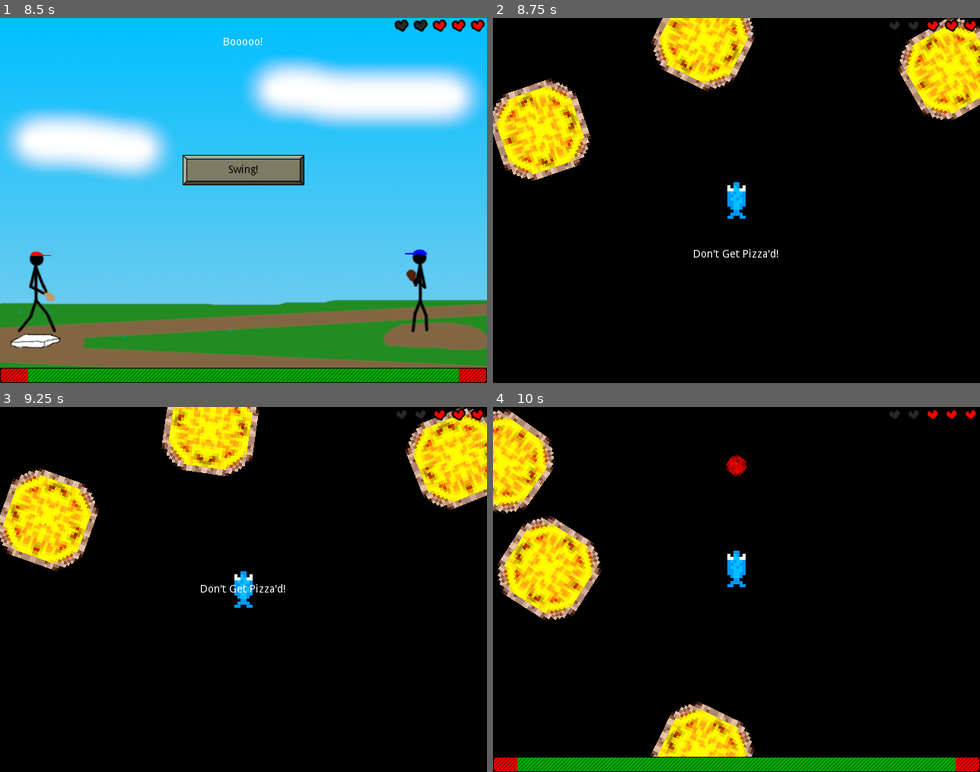
Above: before the commit, frames 1-4 (two rows, left to right).
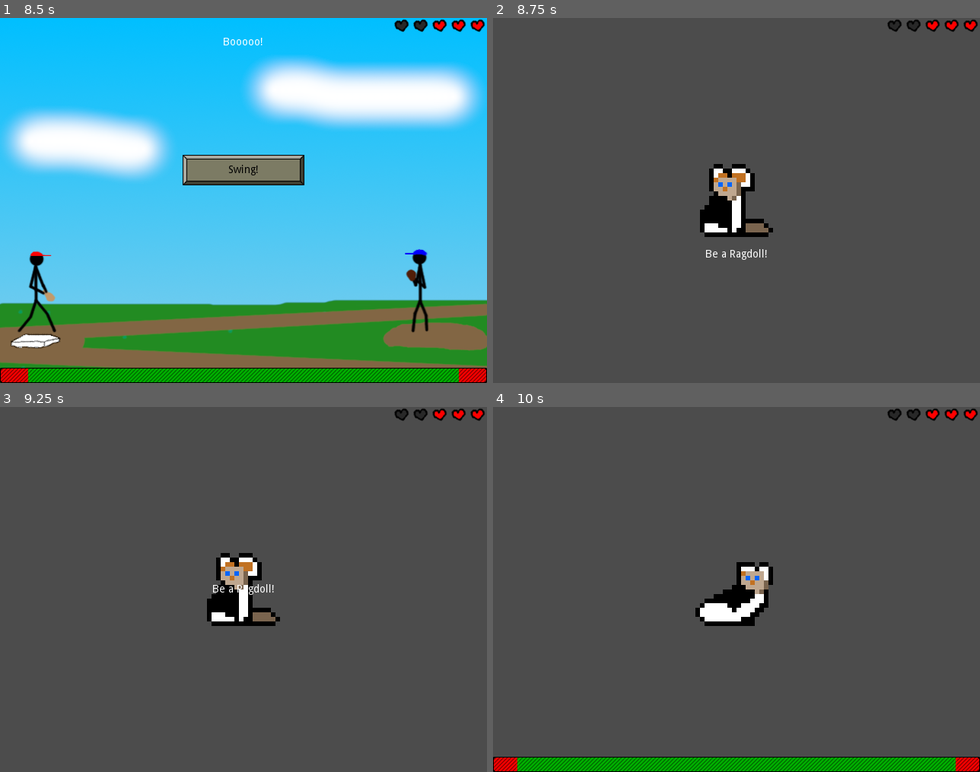
Above: after the commit, the same moments.

Repository: swashdev/minigame-madness
Game: Godot game, scene res://master/scenes/main.tscn
The game is run twice, just before and just after one commit, with the same random seed, the same clock (stepped at 60 frames per second) and the same inputs.
Inputs:
- Up to frame 1 (8.5 s): tap Enter at 0.5 s; hold Right (ui_right) 0.53-1.28 s; tap Space (ui_select) at 0.77, 1.52, 3.02, 3.77, 4.52, 5.75, 6.02, 6.77, 7.52 s; hold Down (ui_down) 1.28-2.03 s; hold Right (ui_right) 2.03-2.78 s; hold Up (ui_up) 2.78-3.53 s; hold Left (ui_left) 3.53-5.03 s; hold Down (ui_down) 5.03-5.78 s; hold Right (ui_right) 5.78-6.53 s; tap A at 6.5 s; hold Up (ui_up) 6.53-7.28 s; hold Right (ui_right) 7.28-8.03 s; hold Down (ui_down) from 8.03 s (still down)
- Up to frame 2 (8.75 s): keep holding Down (ui_down)
- Up to frame 3 (9.25 s): release Down (ui_down) at 8.78 s; hold Left (ui_left) from 8.78 s (still down); tap Space (ui_select) at 9.02 s
- Up to frame 4 (10 s): release Left (ui_left) at 9.53 s; hold Up (ui_up) from 9.53 s (still down); tap Space (ui_select) at 9.77 s

Frame 1 is identical in both runs. In frame 2, 99% of the frame differs, in the area x 0-100%, y 0-100%; in frame 3, 99%; in frame 4, 95%.

Commit message:
remove anchovy game from the queue.
My repeated frustrations with getting the collision detection to work
consistently have lead me to believe that I'm doing something wrong and
it would be best to defer this particular minigame and try again later.

Diff:
--- a/master/scenes/minigame_canvas.tscn
+++ b/master/scenes/minigame_canvas.tscn
@@ -1,14 +1,12 @@
-[gd_scene load_steps=6 format=2]
+[gd_scene load_steps=5 format=2]
 
 [ext_resource path="res://master/scripts/minigame_canvas.gd" type="Script" id=1]
 [ext_resource path="res://mini/ragdoll/scenes/ragdoll.tscn" type="PackedScene" id=2]
 [ext_resource path="res://mini/saw/scenes/saw_minigame.tscn" type="PackedScene" id=3]
 [ext_resource path="res://mini/baseball/scenes/baseball_minigame.tscn" type="PackedScene" id=4]
-[ext_resource path="res://mini/anchovy_quest/scenes/anchovy_game.tscn" type="PackedScene" id=5]
 
 [node name="MinigameCanvas" type="Node2D"]
 script = ExtResource( 1 )
 Minigame1 = ExtResource( 2 )
 Minigame2 = ExtResource( 3 )
 Minigame3 = ExtResource( 4 )
-Minigame4 = ExtResource( 5 )
--- a/master/scripts/main.gd
+++ b/master/scripts/main.gd
@@ -64,7 +64,7 @@
 		$MinigameCanvas.RAGDOLL,
 		$MinigameCanvas.SAW,
 		$MinigameCanvas.BASEBALL,
-		$MinigameCanvas.ANCHOVY,
+		#$MinigameCanvas.ANCHOVY,
 		# Leading comma on last element intentional for diff files
 		]
 
--- a/master/scripts/minigame_canvas.gd
+++ b/master/scripts/minigame_canvas.gd
@@ -15,7 +15,7 @@
 	RAGDOLL, # ragdoll.tscn
 	SAW, # saw_minigame.tscn
 	BASEBALL, # baseball_minigame.tscn
-	ANCHOVY, # anchovy_game.tscn
+	#ANCHOVY, # anchovy_game.tscn
 	# Leading comment on last element intentional for diff files.
 }
 
@@ -44,8 +44,8 @@
 			_minigame = Minigame2.instance()
 		BASEBALL:
 			_minigame = Minigame3.instance()
-		ANCHOVY:
-			_minigame = Minigame4.instance()
+		#ANCHOVY:
+		#	_minigame = Minigame4.instance()
 
 	_minigame.connect( "won", self, "_on_Minigame_won" )
 	_minigame.connect( "lost", self, "_on_Minigame_lost" )
